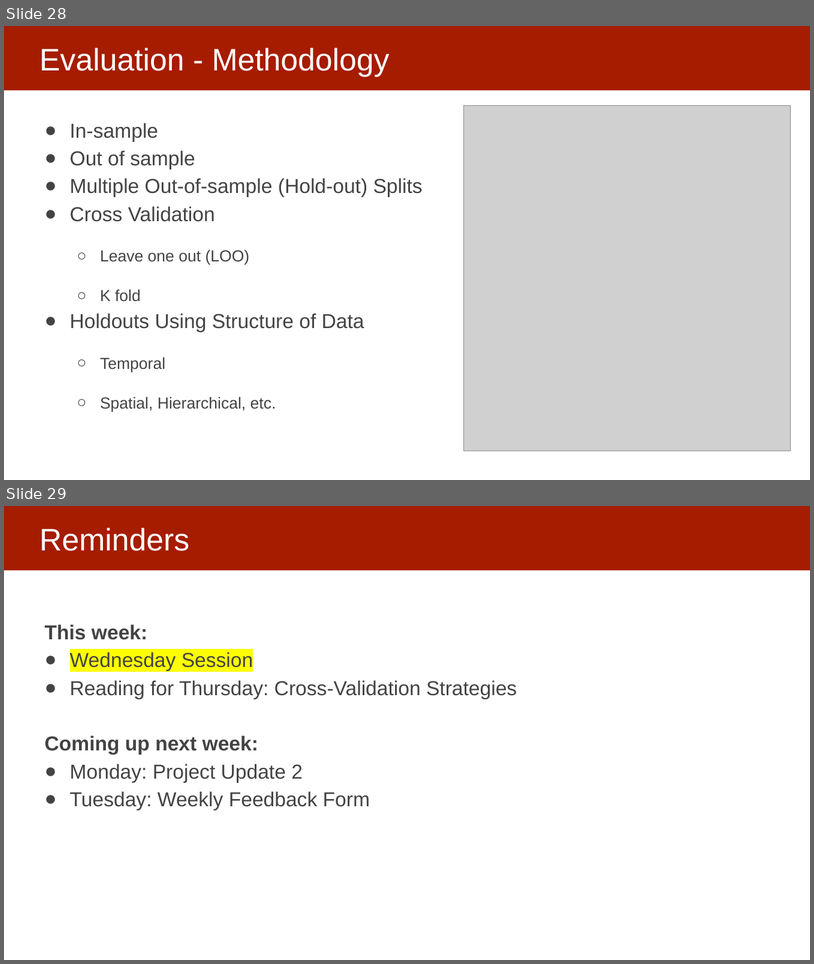
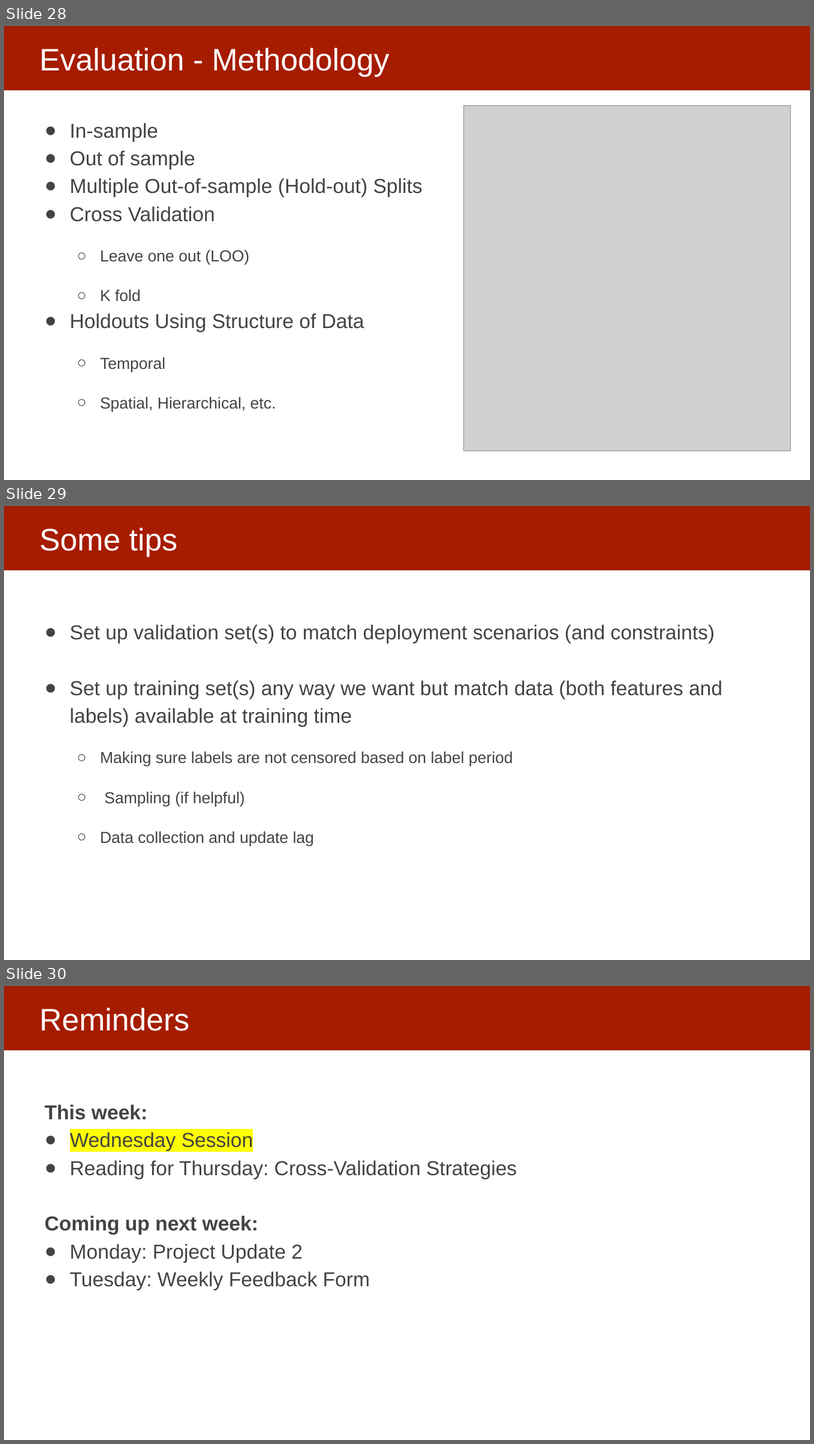
Before and after one commit to dssg/MLinPractice, a slide deck: Lectures/Lecture5-ModelSelection.pptx. Shown one above the other, each under a label of ours: slides 28 and 29 before the commit, slides 28, 29 and 30 after it. The pictures are 814x964 and 814x1444 pixels, drawn with LibreOffice and Linux fonts; fonts in the diff are those of the drawing; grey boxes stand for pictures. Boxes give left, top, right and bottom in pixels: in the first picture for what was removed or moved away, otherwise in the second. Text is boxed around its words. In the diff, an @@ line names an element or a change of style, - is before the commit and + after.

```diff
--- a/Lectures/Lecture5-ModelSelection.pptx
+++ b/Lectures/Lecture5-ModelSelection.pptx
@@ slide 29 added at <box>4,506,810,960</box>, background #FFFFFF; not listed: 1 template element that a slide beside it also shows @@
@@ title added at <box>39,528,177,557</box>, 37 pt, text #FFFFFF @@
+Some tips
@@ text added at <box>70,624,723,846</box>, 24 pt, text #434343 @@
+● Set up validation set(s) to match deployment scenarios (and constraints)
+● Set up training set(s) any way we want but match data (both features and labels) available at training time
+  ○ Making sure labels are not censored based on label period
+  ○ Sampling (if helpful)
+  ○ Data collection and update lag
@@ what was slide 29 is now slide 30 @@
```
Also in this commit, not shown: 4 slides changed.
